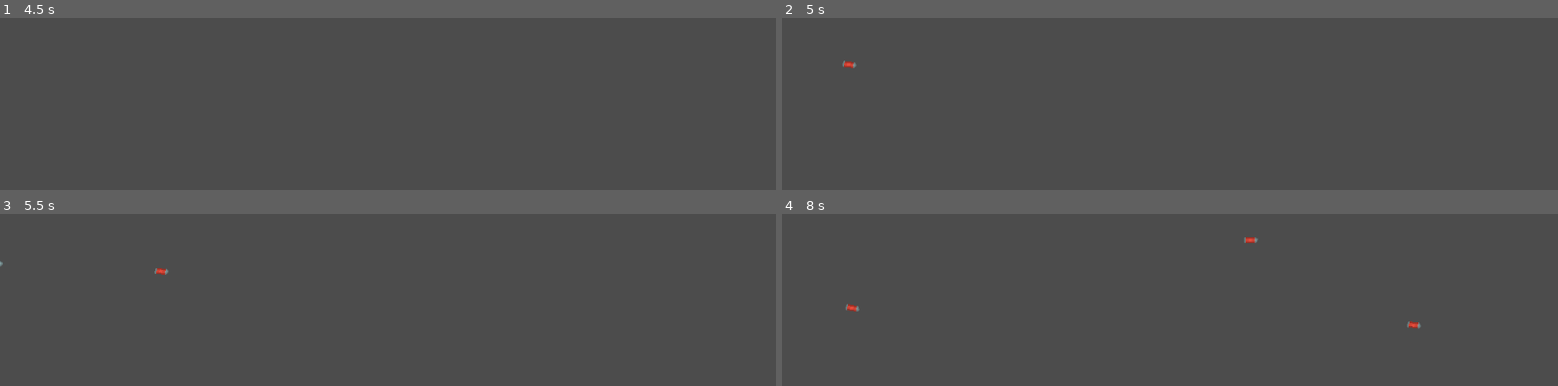
Above: before the commit, frames 1-4 (two rows, left to right).
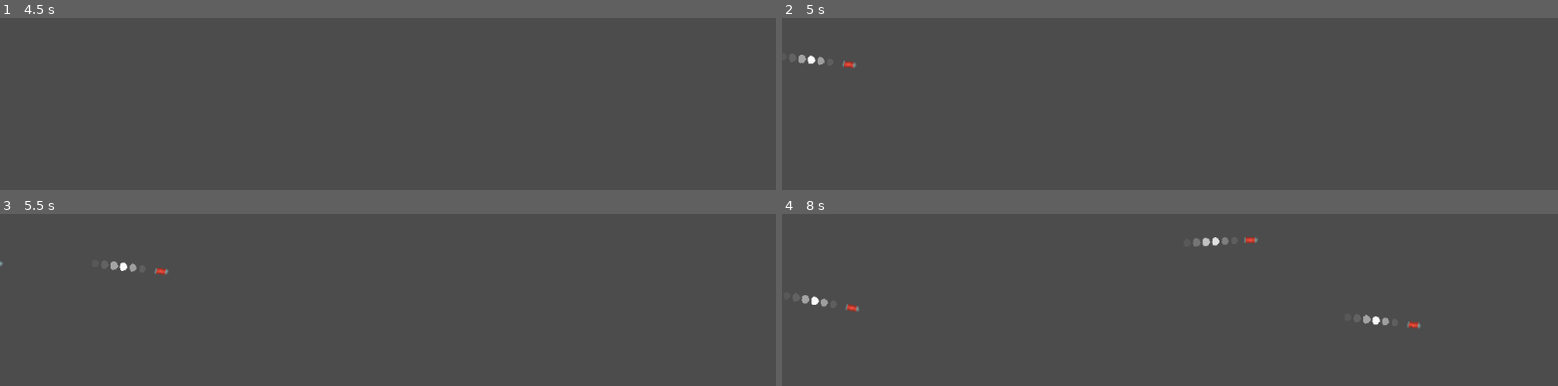
Above: after the commit, the same moments.

Repository: hadougamer/udemy-godot
Game: Godot game, scene res://scenes/tank.tscn
Same seed, same stepped clock (60 frames per second), same inputs: the game is played once before the commit and once after it.
Inputs (mouse positions are in pixels of both pictures, inside the frame that each line leads up to):
- Up to frame 1 (4.5 s): tap Enter at 0.5, 2, 3.5 s; move the mouse to (558, 121) at 0.52 s; hold Right (ui_right) 0.53-1.28 s; tap Space at 1.25, 2.75, 4.25 s; move the mouse to (232, 165) at 1.27 s; hold Down (ui_down) 1.28-2.03 s; move the mouse to (465, 43) at 2.02 s; hold Right (ui_right) 2.03-2.78 s; move the mouse to (outside the picture) at 2.77 s; hold Up (ui_up) 2.78-3.53 s; move the mouse to (outside the picture) at 3.52 s; hold Left (ui_left) from 3.53 s (still down); move the mouse to (155, 76) at 4.27 s
- Up to frame 2 (5 s): keep holding Left (ui_left)
- Up to frame 3 (5.5 s): move the mouse to (426, 339) at 5.02 s; release Left (ui_left) at 5.03 s; hold Down (ui_down) from 5.03 s (still down)
- Up to frame 4 (8 s): move the mouse to (1053, 226) at 5.77 s; release Down (ui_down) at 5.78 s; hold Right (ui_right) 5.78-6.53 s; move the mouse to (1340, 317) at 6.52 s; hold Up (ui_up) 6.53-7.28 s; move the mouse to (1014, 361) at 7.27 s; hold Right (ui_right) from 7.28 s (still down)

Frame 1 is identical in both runs. In frame 2, 0.1% of the frame differs, in the area x 2-6%, y 21-28%; in frame 3, 0.1%; in frame 4, 0.4%, in the area x 2-79%, y 13-65%.

Commit message:
Particles

Diff:
--- a/Rouge Tank/scenes/bullet.tscn
+++ b/Rouge Tank/scenes/bullet.tscn
@@ -1,11 +1,35 @@
-[gd_scene load_steps=4 format=2]
+[gd_scene load_steps=10 format=2]
 
 [ext_resource path="res://sprites/bulletRed3_outline.png" type="Texture" id=1]
 [ext_resource path="res://scripts/bullet.gd" type="Script" id=2]
+[ext_resource path="res://sprites/smokeWhite1.png" type="Texture" id=3]
 
 [sub_resource type="CapsuleShape2D" id=1]
 radius = 4.93466
 height = 10.5779
+
+[sub_resource type="Gradient" id=5]
+offsets = PoolRealArray( 0.17037, 0.437037, 0.659259, 0.807407 )
+colors = PoolColorArray( 1, 1, 1, 0.105882, 1, 1, 1, 1, 1, 1, 1, 0.352941, 1, 1, 1, 0.0705882 )
+
+[sub_resource type="GradientTexture" id=6]
+gradient = SubResource( 5 )
+
+[sub_resource type="Curve" id=2]
+_data = [ Vector2( 0, 1 ), 0.0, 0.0, 0, 0, Vector2( 1, 1 ), -1.13815, 0.0, 0, 0 ]
+
+[sub_resource type="CurveTexture" id=3]
+width = 2033
+curve = SubResource( 2 )
+
+[sub_resource type="ParticlesMaterial" id=4]
+flag_disable_z = true
+gravity = Vector3( 0, 0, 0 )
+orbit_velocity = 0.0
+orbit_velocity_random = 0.0
+scale = 0.1
+scale_curve = SubResource( 3 )
+color_ramp = SubResource( 6 )
 
 [node name="Bullet" type="Area2D" groups=[
 "cannon_bullet",
@@ -25,4 +49,12 @@
 position = Vector2( -0.157013, -0.104673 )
 rotation = 1.5708
 scale = Vector2( 0.523732, 1 )
+
+[node name="smoke" type="Particles2D" parent="."]
+position = Vector2( -17.231, -0.594746 )
+amount = 6
+lifetime = 0.3
+local_coords = false
+process_material = SubResource( 4 )
+texture = ExtResource( 3 )
 [connection signal="screen_exited" from="notifier" to="." method="_on_notifier_screen_exited"]
